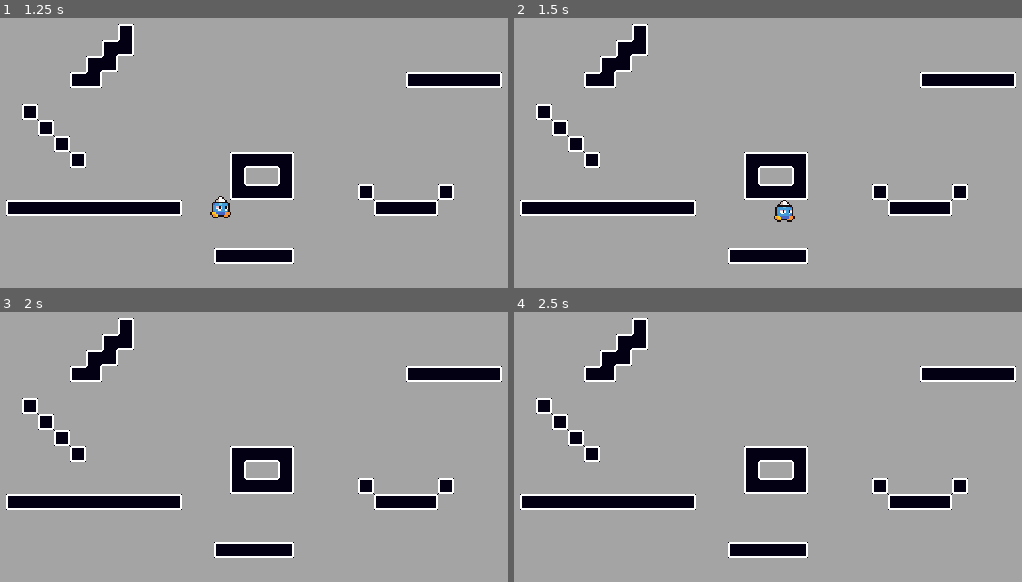
Above: before the commit, frames 1-4 (two rows, left to right).
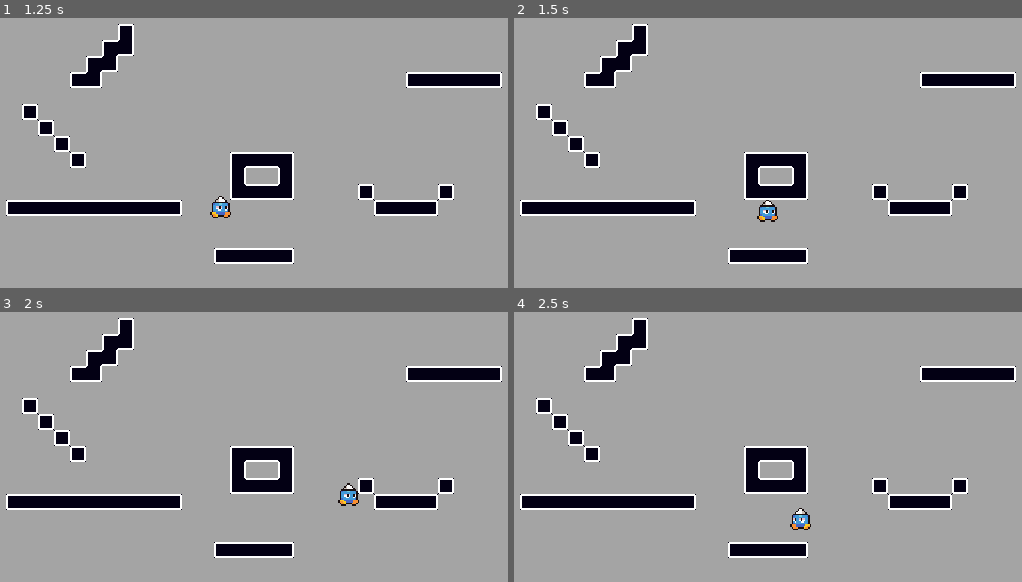
Above: after the commit, the same moments.

Repository: uniqueusername/dawnblade
Game: Godot game, scene res://levels/level1.tscn
The game is run twice, just before and just after one commit, with the same random seed, the same clock (stepped at 60 frames per second) and the same inputs.
Inputs:
- Up to frame 1 (1.25 s): hold D (right) from 0.53 s (still down); hold W (jump) from 0.53 s (still down)
- Up to frame 2 (1.5 s): keep holding D (right); release W (jump) at 1.28 s; tap W (jump) at 1.35 s
- Up to frame 3 (2 s): keep holding D (right); tap W (jump) at 1.52, 1.82 s
- Up to frame 4 (2.5 s): release D (right) at 2.03 s; hold A (left) from 2.03 s (still down); hold W (jump) from 2.03 s (still down)

Frame 1 is identical in both runs. In frame 2, 0.4% of the frame differs, in the area x 47-56%, y 67-76%; in frame 3, 0.2%; in frame 4, 0.2%.

Commit message:
jump changes for new input system

Diff:
--- a/objects/gameplay/player/input_collector.gd
+++ b/objects/gameplay/player/input_collector.gd
@@ -16,7 +16,7 @@
 
 	# send single-frame inputs (e.g. jump)
 	var inputs = []
-	if event.is_action_pressed("jump"): inputs.append("jump")
+	if Input.is_action_just_pressed("jump"): inputs.append("jump")
 	new_inputs.emit(inputs)
 
 func get_move_power() -> float:
--- a/objects/gameplay/player/movement.gd
+++ b/objects/gameplay/player/movement.gd
@@ -24,7 +24,7 @@
 	set(value):
 		jump_height = value
 		jump_speed = _calculate_jump(value)
-@export var sticky_distance: float = 20: # how close to the ground we can jump
+@export var sticky_distance: float = 5: # how close to the ground we can jump
 	set(value):
 		sticky_distance = value
 		if ground_ray: ground_ray.target_position.y = value
@@ -41,11 +41,6 @@
 	animated = sprite != null
 	jump_speed = _calculate_jump(jump_height)
 	ground_ray.target_position = Vector2(0, sticky_distance)
-
-# runs every frame
-func _process(delta):
-	# collect inputs (check Project Settings -> Input Map). expects legal inputs!
-	input_dir.x = input_collector.get_move_power()
 
 # runs every physics frame (60 times per second)
 func _physics_process(delta):
@@ -91,6 +86,7 @@
 	## jump !
 	if jump and coyote_timer > 0:
 		p.velocity.y = -jump_speed
+		jump_just_pressed = false
 		coyote_timer = 0
 
 # calculate jump velocity based on desired jump height
--- a/objects/gameplay/player/player.tscn
+++ b/objects/gameplay/player/player.tscn
@@ -89,9 +89,8 @@
 "speed": 10.0
 }]
 
-[sub_resource type="CapsuleShape2D" id="CapsuleShape2D_bbfrp"]
-radius = 35.275
-height = 90.0
+[sub_resource type="RectangleShape2D" id="RectangleShape2D_xhog8"]
+size = Vector2(73, 90)
 
 [sub_resource type="RectangleShape2D" id="RectangleShape2D_o8i1t"]
 size = Vector2(72, 5)
@@ -108,7 +107,7 @@
 
 [node name="collider" type="CollisionShape2D" parent="."]
 position = Vector2(1, 3)
-shape = SubResource("CapsuleShape2D_bbfrp")
+shape = SubResource("RectangleShape2D_xhog8")
 
 [node name="input_collector" type="Node" parent="."]
 script = ExtResource("5_usvpp")
@@ -121,7 +120,7 @@
 [node name="ground_ray" type="ShapeCast2D" parent="movement"]
 position = Vector2(2.08165e-12, 46)
 shape = SubResource("RectangleShape2D_o8i1t")
-target_position = Vector2(2.08165e-12, 10)
+target_position = Vector2(2.08165e-12, 5)
 max_results = 1
 
 [connection signal="new_inputs" from="input_collector" to="movement" method="_on_new_inputs"]
